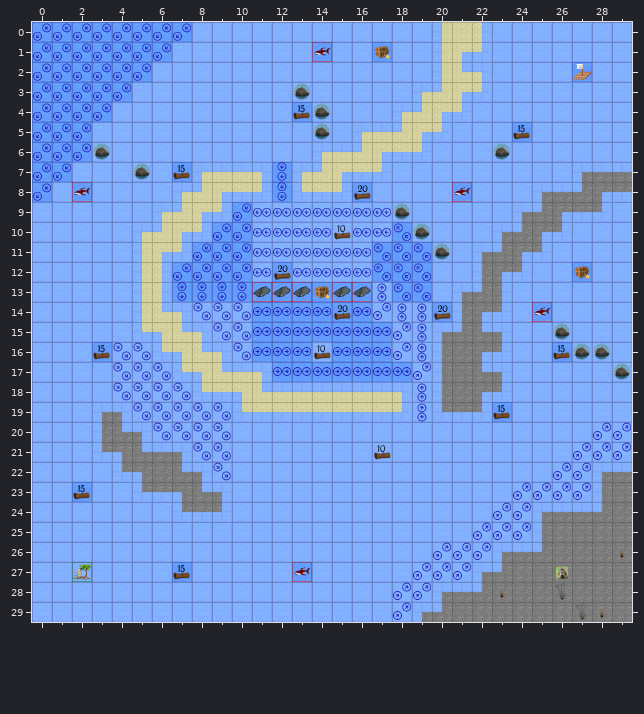
Tiled map (JSON): TechnicalPrototype/core/assets/levels/SharkEasy.json. Above, as it was before the edit.
Cells are 50x50 px. Shown: x 0..29, y 0..29.
Once edited:
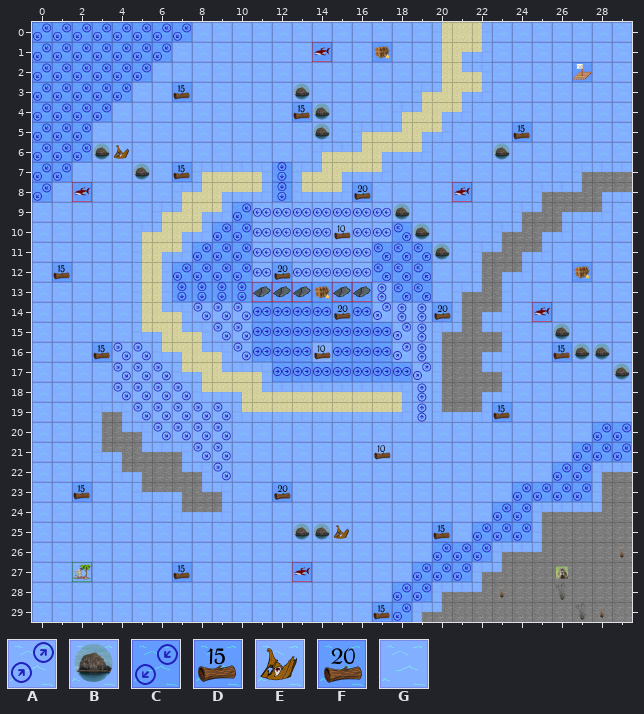
Key: from "updatedTiledSet": A 3 "Current", B 7 "Rock", C 10 "Current", D 16 "Wood", E 21 "Wood", F 22 "Wood", G 41 "Rock".
_ is an empty cell.
Message: Redone Shark Levels and The Strafer Challenge Level
Changes in this commit:
Layer "Environment":
y 20: x 28..29 AA -> CC
y 21: x 27..29 AAA -> CCC
y 22: x 26..27 AA -> CC
y 23: x 24..27 AAAA -> CCCC
y 24: x 23..24 AA -> CC
y 25: x 13..14 GG -> BB; x 22..24 AAA -> CCC
y 26: x 20..22 AAA -> CCC
y 27: x 19..21 AAA -> CCC
y 28: x 18..19 AA -> CC
y 29: x 18 A -> C
Layer "Collectable":
y 3: x 7 _ -> D
y 6: x 4 _ -> E
y 12: x 1 _ -> D
y 23: x 12 _ -> F
y 25: x 15 _ -> E; x 20 _ -> D
y 29: x 17 _ -> D
Where, in picture pixels (left, top, right, bottom), the same in both pictures:
added: (172, 82, 192, 102)
added: (113, 145, 129, 159)
added: (52, 262, 72, 282)
changed: (372, 422, 632, 622)
added: (272, 482, 292, 502)
changed: (293, 523, 349, 540)
